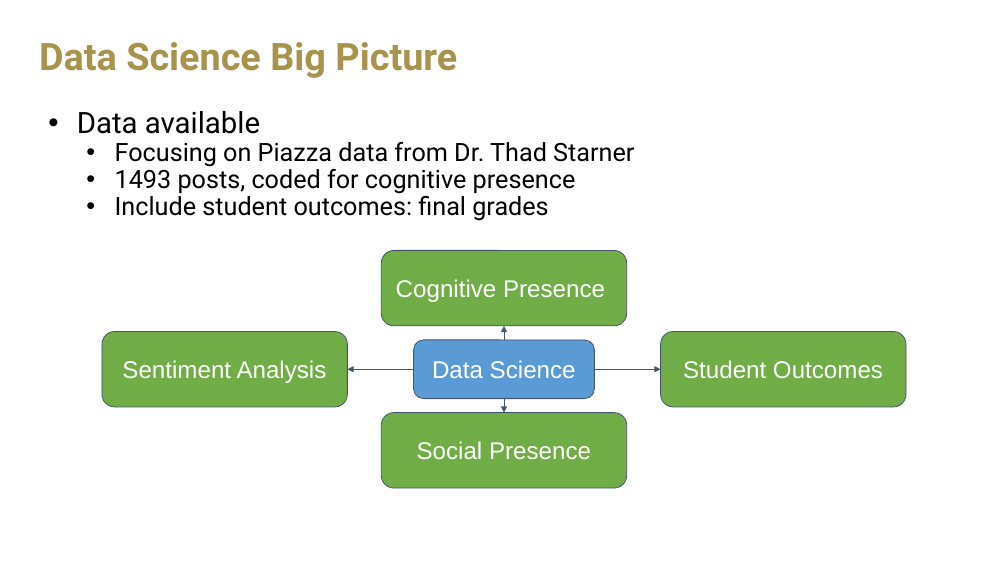
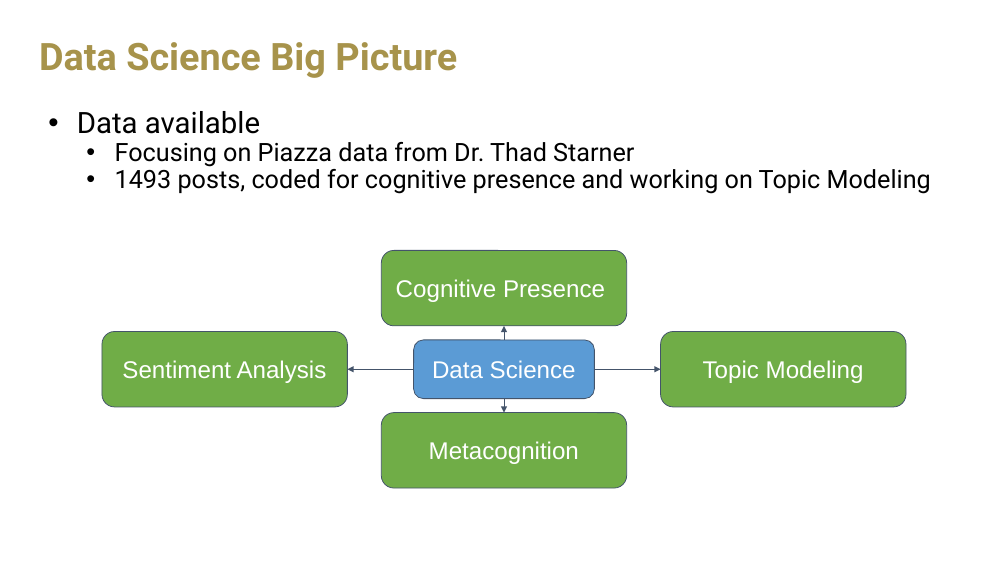
Before and after one commit to saloni-agshiker/DataDrivenEducationLab, a slide deck: slide 8 of spring-2022/presentations/VIP Presentation 1.pptx. Drawn at 1008x567 pixels with LibreOffice and Linux fonts; fonts in the diff are those of the drawing; background and template pictures are left out. Boxes give left, top, right and bottom in pixels: in the first picture for what was removed or moved away, otherwise in the second. Text is boxed around its words. In the diff, an @@ line names an element or a change of style, - is before the commit and + after.

```diff
--- a/spring-2022/presentations/VIP Presentation 1.pptx
+++ b/spring-2022/presentations/VIP Presentation 1.pptx
@@ text at (115,165,931,194): text changed @@
-  • 1493 posts, coded for cognitive presence
-  • Include student outcomes: final grades
+  • 1493 posts, coded for cognitive presence and working on Topic Modeling
@@ text in rounded rectangle at (703,360,864,383): text changed @@
-Student Outcomes
+Topic Modeling
@@ text in rounded rectangle at (429,441,579,464): text changed @@
-Social Presence
+Metacognition
```
Also in this commit, not shown: 7 other slides changed, 12 slides added, 13 slides removed, 11 other files.
